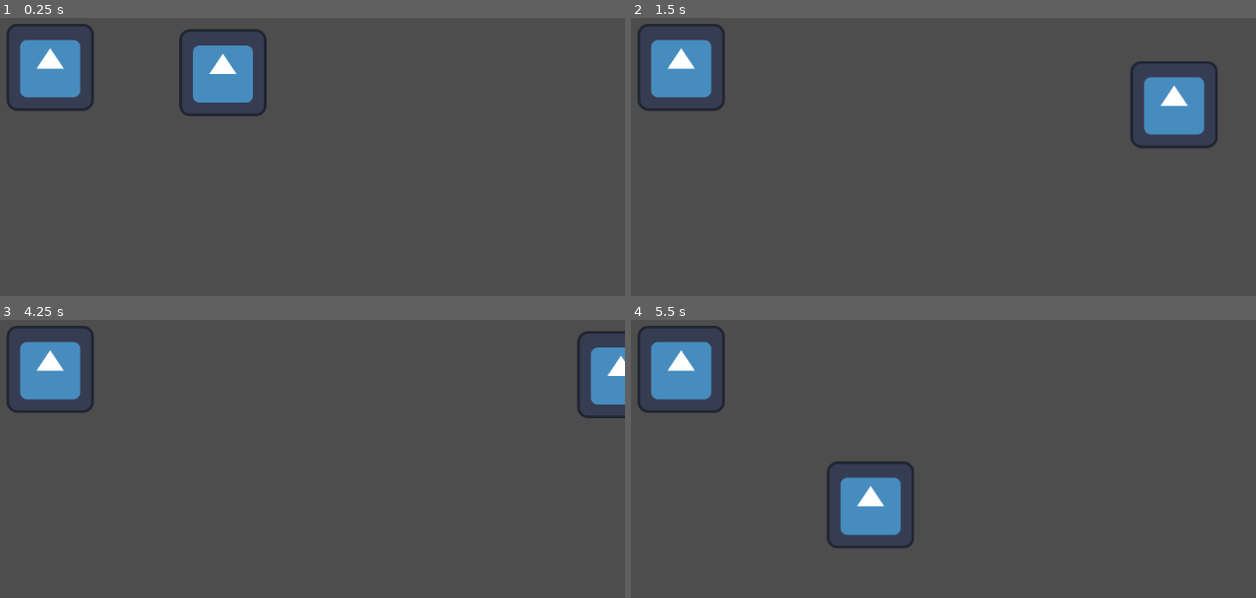
Above: before the commit, frames 1-4 (two rows, left to right).
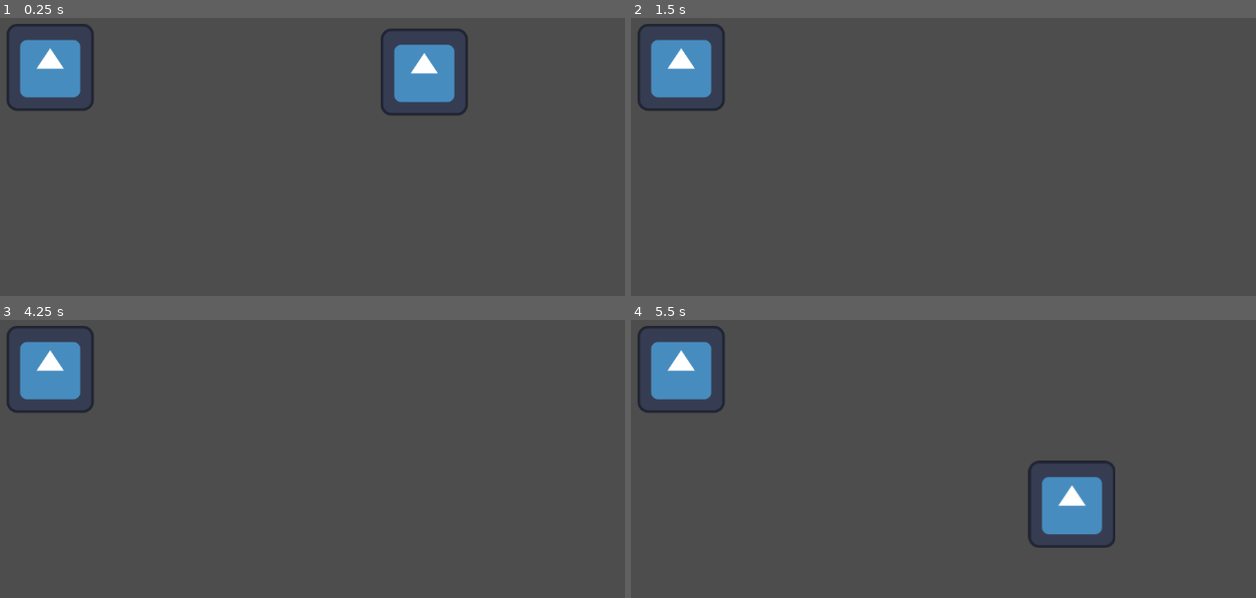
Above: after the commit, the same moments.

Repository: BenjaBelnap/Parry-God
Game: Godot game, scene res://Senes/main.tscn
Two runs of this game, one before a commit and one after it. Both use one fixed random seed, a clock stepped at 60 frames per second and the inputs below. The engine's default icon, where the game draws it, is replaced by a stand-in: a white triangle on a blue panel in a dark square.
Inputs:
- Up to frame 1 (0.25 s): no input
- Up to frame 2 (1.5 s): tap Enter at 0.5 s; hold D (move_right) 0.53-1.28 s; hold S (move_down) from 1.28 s (still down)
- Up to frame 3 (4.25 s): release S (move_down) at 2.03 s; hold D (move_right) 2.03-2.78 s; tap Space at 2.75 s; hold W (move_up) 2.78-3.53 s; tap Enter at 3.5 s; hold A (move_left) from 3.53 s (still down)
- Up to frame 4 (5.5 s): release A (move_left) at 5.03 s; hold S (move_down) from 5.03 s (still down)

The runs differ from the first frame. In frame 1, 5.1% of the frame differs, in the area x 28-75%, y 3-36%; in frame 2, 2.6%; in frame 3, 1.4%; in frame 4, 5.2%, in the area x 31-78%, y 50-82%.

Commit message:
fixed state machine

Diff:
--- a/Scripts/DebugEnemy.gd
+++ b/Scripts/DebugEnemy.gd
@@ -8,6 +8,7 @@
 
 @export var current_state = State.IDLE
 var player = null
+var on_cooldown = false
 
 func _ready():
 	$Timer.wait_time = attack_interval
@@ -21,35 +22,37 @@
 func _on_player_detected(new_player):
 	player = new_player
 	change_state(State.ATTACK)
-	print("attack")
+
 
 func _on_player_lost():
 	player = null
 	change_state(State.IDLE)
-	print("boring")
+
 
 
 func _process(delta):
 	match current_state:
 		State.IDLE:
-			look_for_player()
+			#look_for_player()
+			pass
 		State.ATTACK:
-			attack()
+			if !on_cooldown:
+				attack()
 
-func look_for_player():
-	if player and global_position.distance_to(player.global_position) < attack_range:
-		change_state(State.ATTACK)
+#func look_for_player():
+	#if player and global_position.distance_to(player.global_position) < attack_range:
+		#change_state(State.ATTACK)
 
 func attack():
 	print("Enemy attacks!")  # Replace with actual attack logic
 	# Emit signal here if needed, like EventBus.emit_signal("enemy_attack")
 
 	$Timer.start()	# Restart attack timer
+	on_cooldown = true
 
 func change_state(new_state):
 	current_state = new_state
 
 # Called when timer times out (Repeat attacks)
-func _on_Timer_timeout():
-	if current_state == State.ATTACK:
-		attack()
+func _on_timer_timeout():
+	on_cooldown = false
--- a/Senes/main.tscn
+++ b/Senes/main.tscn
@@ -16,7 +16,7 @@
 [node name="GameBoard" type="Node2D" parent="."]
 
 [node name="Player" type="CharacterBody2D" parent="GameBoard" groups=["player"]]
-position = Vector2(563, 320)
+position = Vector2(858, 319)
 script = ExtResource("1_avws7")
 acceleration = 3045
 
@@ -55,3 +55,4 @@
 [connection signal="body_entered" from="GameBoard/DebugEnemy/Area2D" to="GameBoard/DebugEnemy/Area2D" method="_on_body_entered"]
 [connection signal="body_exited" from="GameBoard/DebugEnemy/Area2D" to="GameBoard/DebugEnemy/Area2D" method="_on_body_exited"]
 [connection signal="player_detected" from="GameBoard/DebugEnemy/Area2D" to="GameBoard/DebugEnemy" method="_on_player_detected"]
+[connection signal="timeout" from="GameBoard/DebugEnemy/Timer" to="GameBoard/DebugEnemy" method="_on_timer_timeout"]
